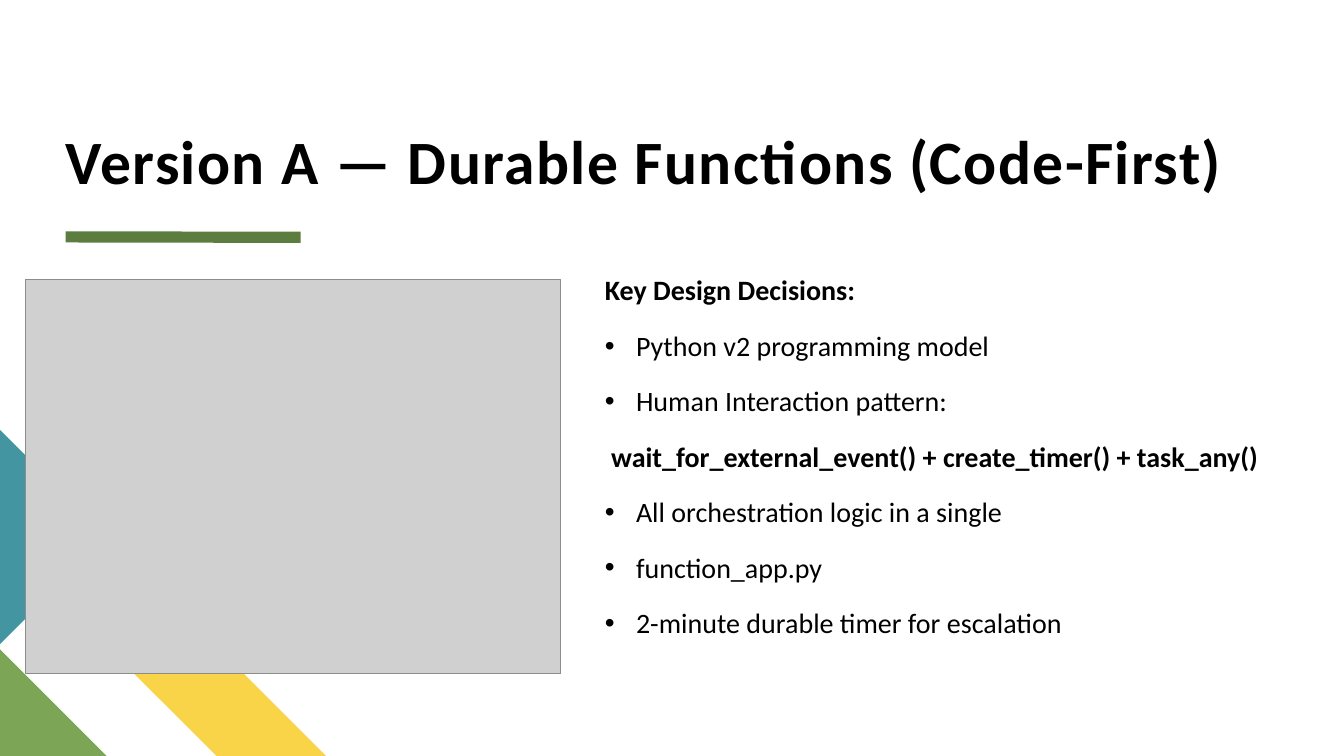
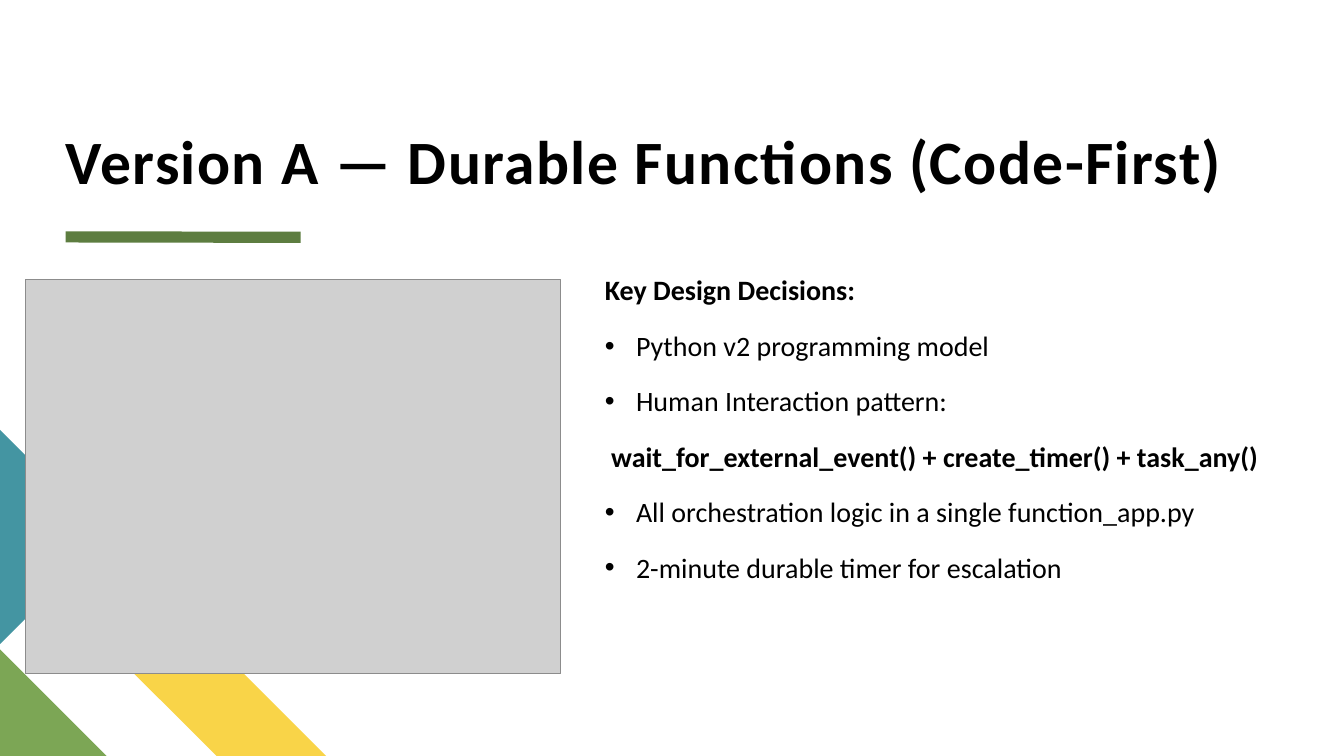
Before and after one commit to boud0217/CST8917-FINALPROJECT, a slide deck: slide 3 of presentation/slides.pptx. Drawn at 1344x756 pixels with LibreOffice and Linux fonts; fonts in the diff are those of the drawing; grey boxes stand for pictures. Boxes give left, top, right and bottom in pixels: in the first picture for what was removed or moved away, otherwise in the second. Text is boxed around its words. In the diff, an @@ line names an element or a change of style, - is before the commit and + after.

```diff
--- a/presentation/slides.pptx
+++ b/presentation/slides.pptx
@@ text at bbox=[636, 502, 1194, 527]: text changed @@
-• All orchestration logic in a single
-• function_app.py
+• All orchestration logic in a single function_app.py
```
Also in this commit, not shown: 2 other slides changed, 2 other files.
